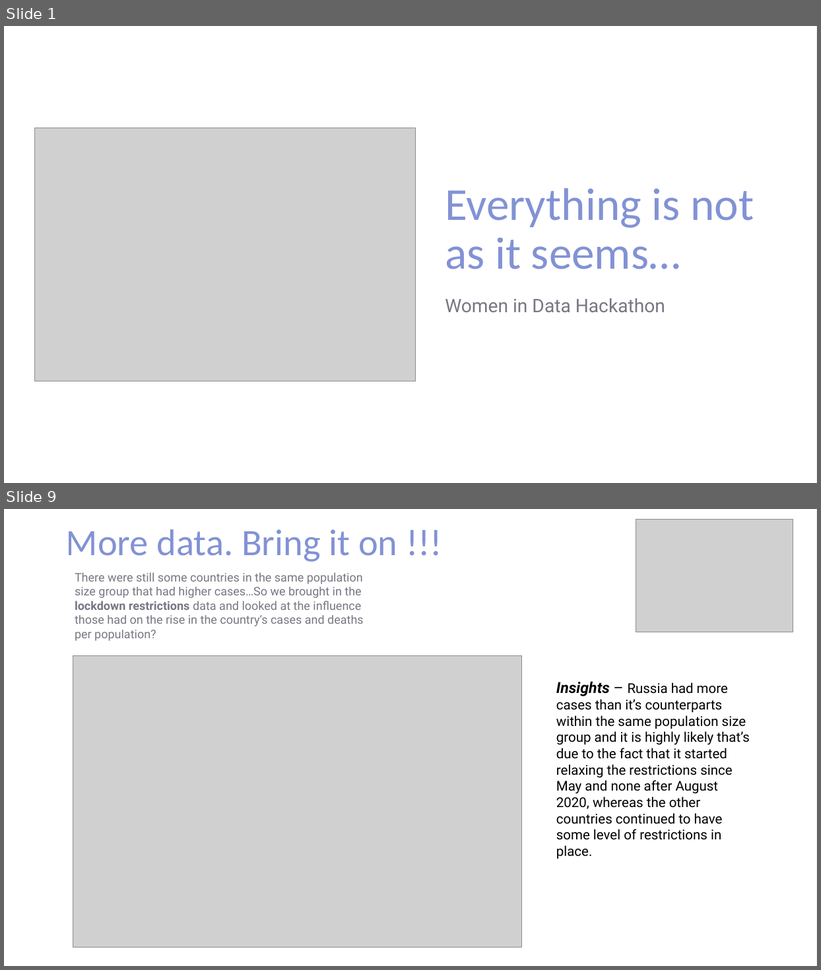
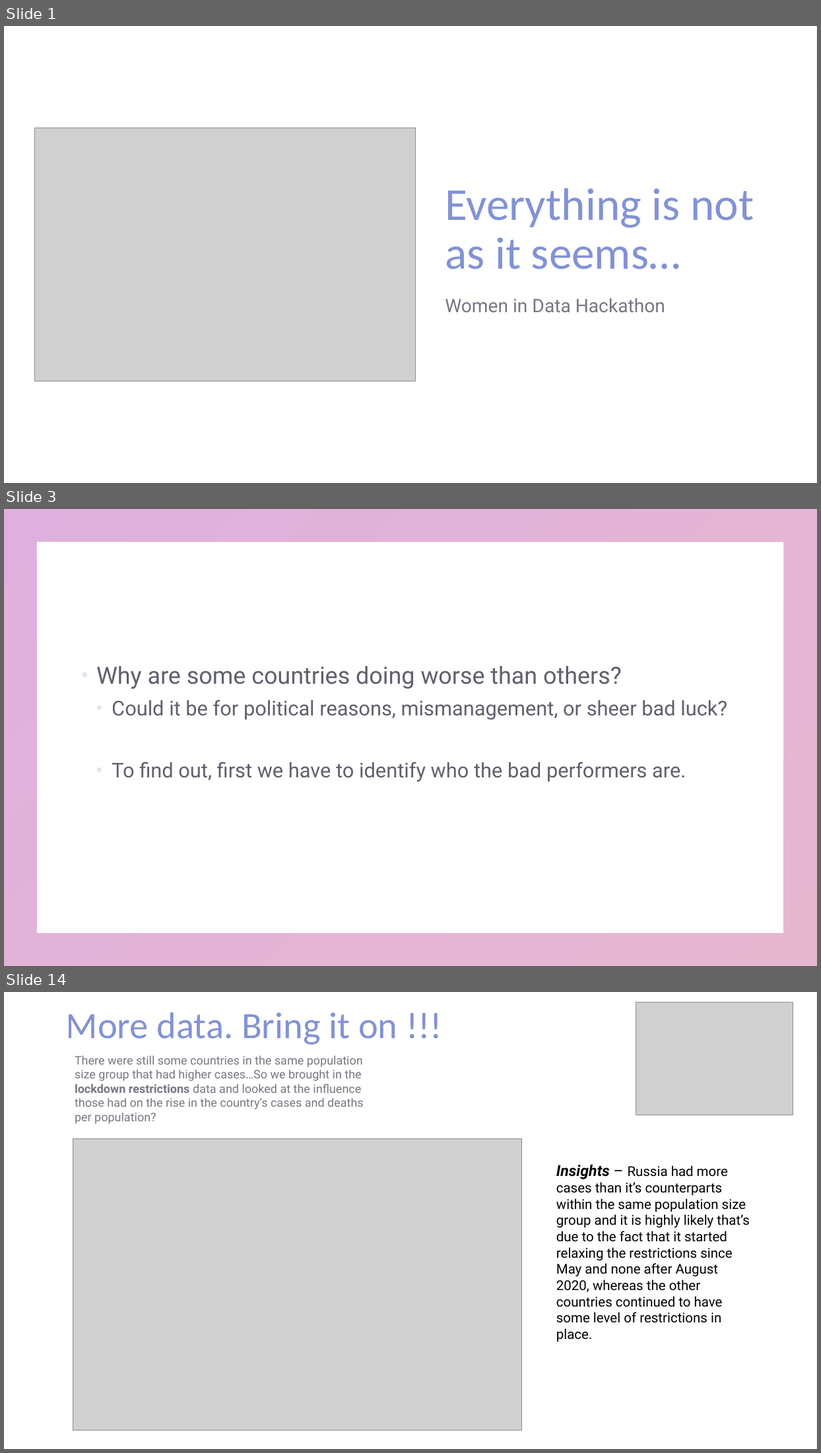
Before and after one commit to KarenJewell/WIDDatathon, a slide deck: WID Presentation_4.pptx. Shown one above the other, each under a label of ours: slides 1 and 9 before the commit, slides 1, 3 and 14 after it; the slides between them are not shown. The pictures are 821x970 and 821x1453 pixels, drawn with LibreOffice and Linux fonts; fonts in the diff are those of the drawing; grey boxes stand for pictures. Boxes give left, top, right and bottom in pixels: in the first picture for what was removed or moved away, otherwise in the second. Text is boxed around its words. In the diff, an @@ line names an element or a change of style, - is before the commit and + after.

```diff
--- a/WID Presentation_4.pptx
+++ b/WID Presentation_4.pptx
@@ slide 3 added at [4, 509, 817, 966], background #FFFFFF; not listed: 1 template element that a slide beside it also shows @@
@@ text added at [96, 666, 727, 782], 24 pt, text #1B1D30 at 70% opacity @@
+▪ Why are some countries doing worse than others?
+  ▪ Could it be for political reasons, mismanagement, or sheer bad luck?
+  ▪ To find out, first we have to identify who the bad performers are.
@@ what was slide 9 is now slide 14 @@
```
Also in this commit, not shown: 8 slides changed, 16 other slides added, 4 other files.
